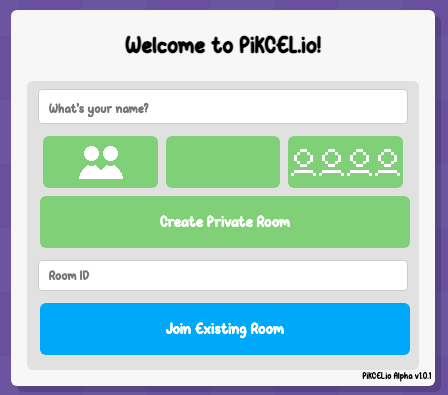
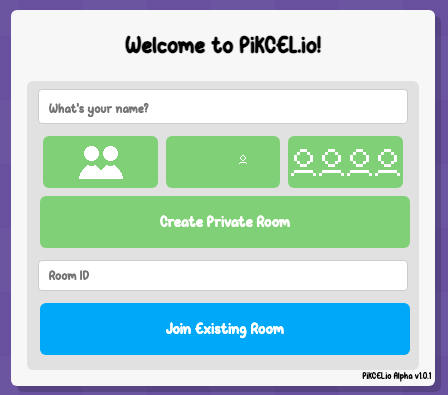
Layers edited between the first and the second (448, 395) image:
added layer "Layer 7" in group "Group 2" over box(239, 155, 247, 164)
